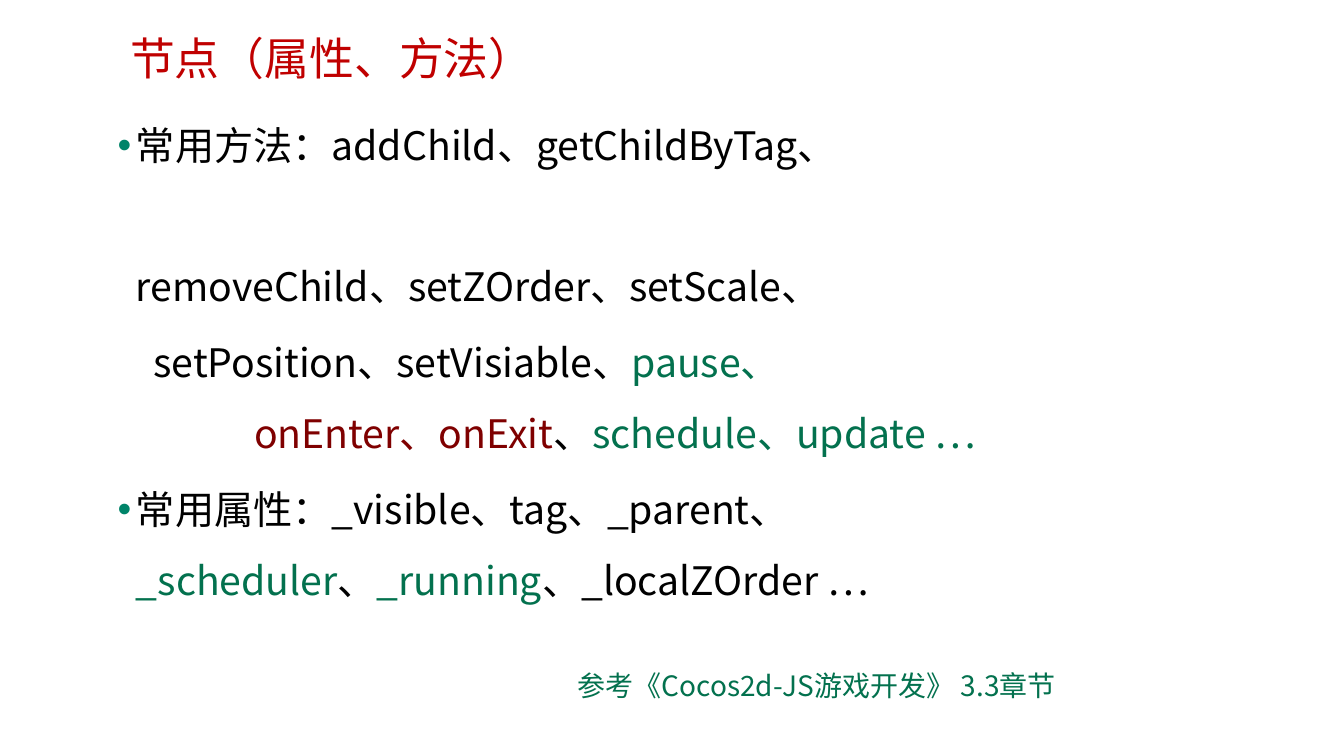
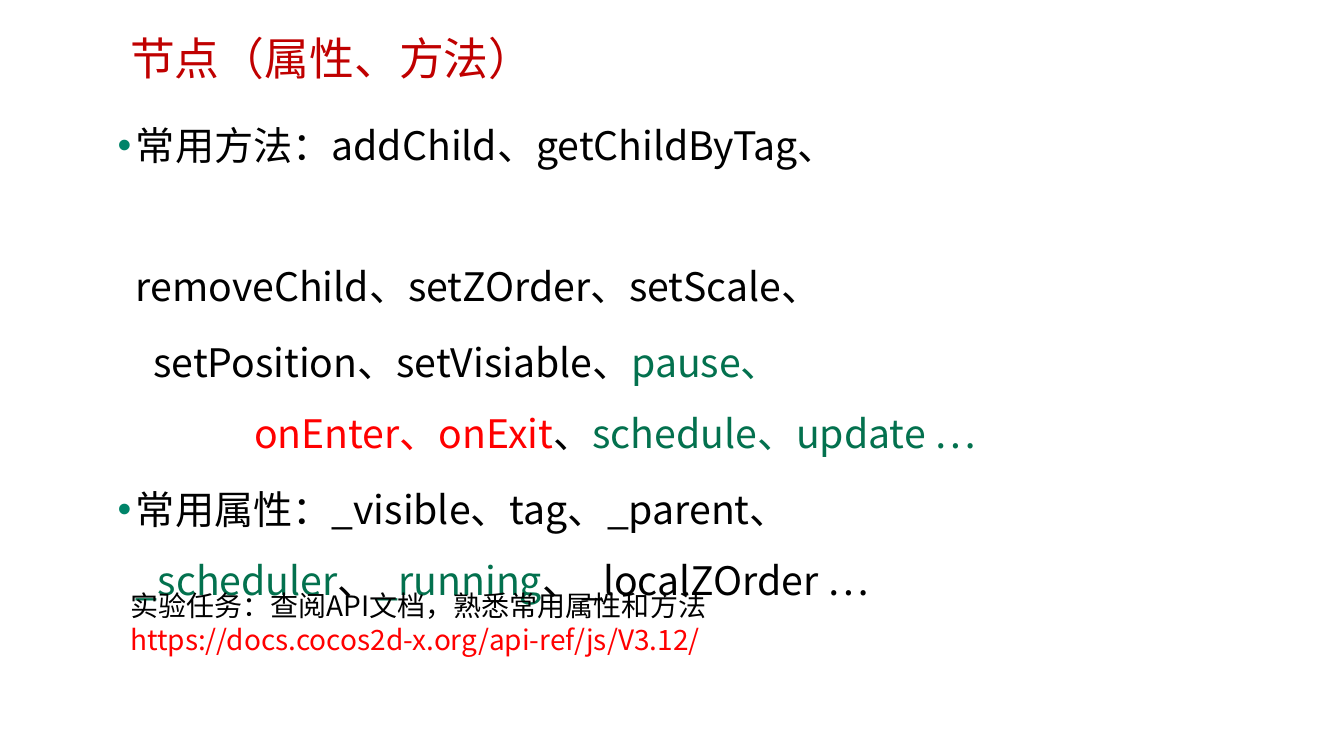
Before and after one commit to edu2act/course-H5-Animation-and-Game-Development, a slide deck: slide 20 of materials/slides/ch06.pptx. Drawn at 1344x756 pixels with LibreOffice and Linux fonts; fonts in the diff are those of the drawing; background and template pictures are left out. Boxes give left, top, right and bottom in pixels: in the first picture for what was removed or moved away, otherwise in the second. Text is boxed around its words. In the diff, an @@ line names an element or a change of style, - is before the commit and + after.

```diff
--- a/materials/slides/ch06.pptx
+++ b/materials/slides/ch06.pptx
@@ text at bbox=[153, 345, 926, 457]: text colour #7F0000 to #FF0000 in "onEnter、onExit、schedule、update" @@
@@ text added at bbox=[130, 588, 706, 657], 20 pt, text #FF0000 @@
+实验任务：查阅API文档，熟悉常用属性和方法
+https://docs.cocos2d-x.org/api-ref/js/V3.12/
@@ text removed at bbox=[578, 672, 1056, 699] @@
-参考《Cocos2d-JS游戏开发》 3.3章节
```
Also in this commit, not shown: 3 other slides changed, 5 other files.
